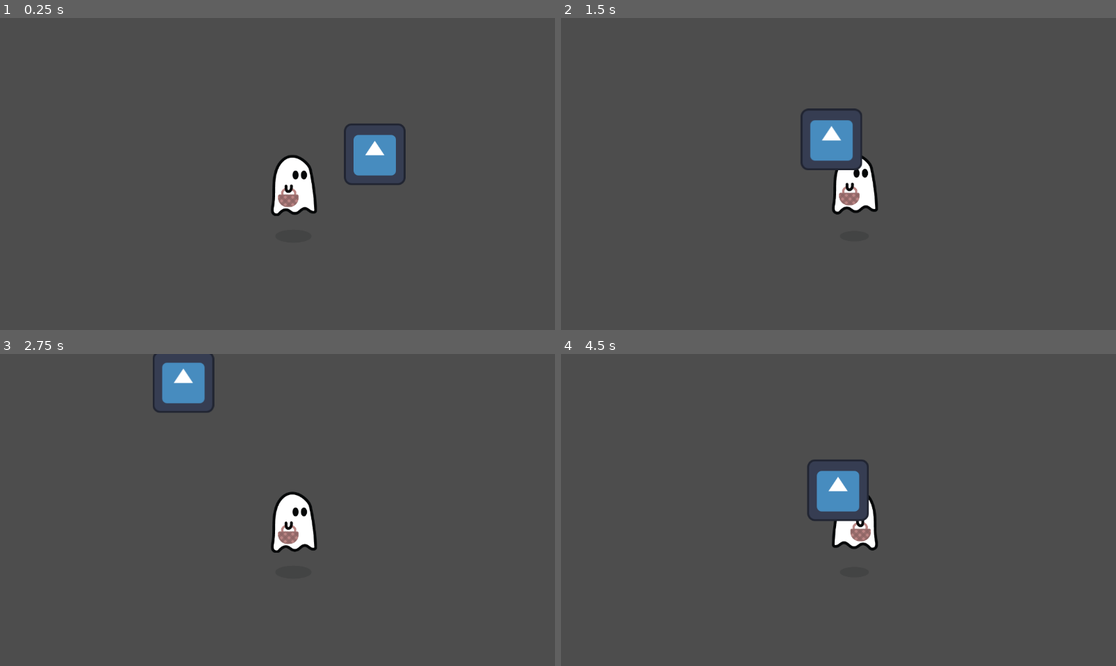
Above: before the commit, frames 1-4 (two rows, left to right).
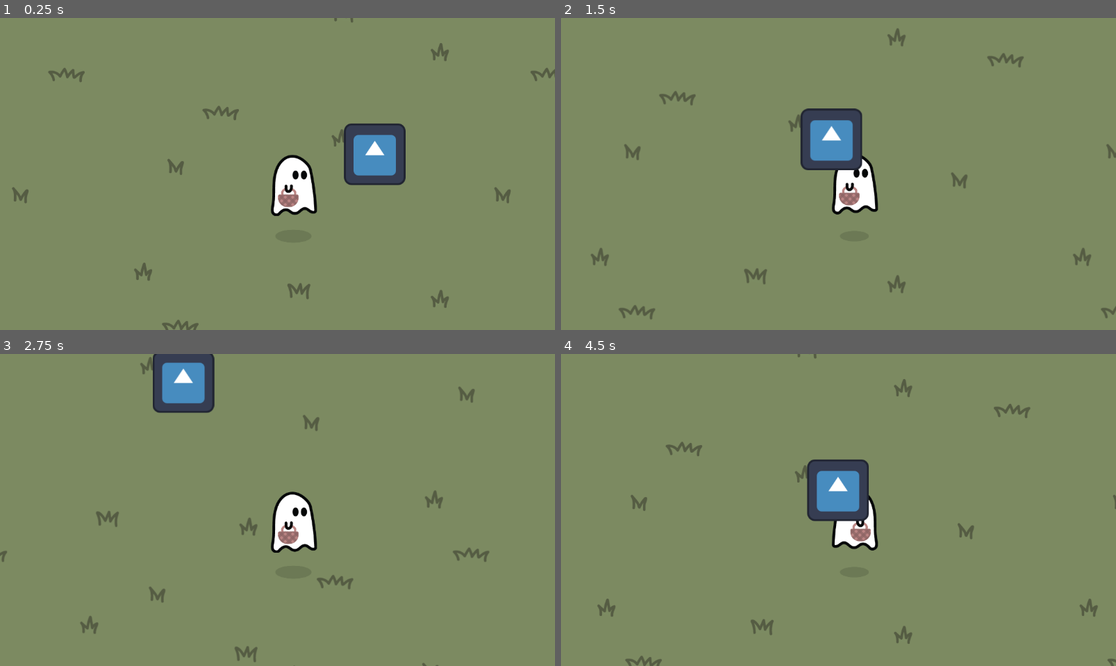
Above: after the commit, the same moments.

Repository: PandaBazookaWarz/mushroom-foraging-game
Game: Godot game, scene res://Main Level.tscn
Two runs of this game, one before a commit and one after it. Both use one fixed random seed, a clock stepped at 60 frames per second and the inputs below. The engine's default icon, where the game draws it, is replaced by a stand-in: a white triangle on a blue panel in a dark square.
Inputs:
- Up to frame 1 (0.25 s): no input
- Up to frame 2 (1.5 s): hold Right (ui_right) 0.53-1.28 s; hold Down (ui_down) from 1.28 s (still down)
- Up to frame 3 (2.75 s): release Down (ui_down) at 2.03 s; hold Right (ui_right) from 2.03 s (still down)
- Up to frame 4 (4.5 s): release Right (ui_right) at 2.78 s; hold Up (ui_up) 2.78-3.53 s; hold Left (ui_left) from 3.53 s (still down)

The runs differ from the first frame. In frame 1, 96% of the frame differs, in the area x 0-100%, y 0-100%; in frame 2, 96%; in frame 3, 96%; in frame 4, 96%.

Commit message:
Added tiling background.

Diff:
--- a/Main Level.tscn
+++ b/Main Level.tscn
@@ -1,5 +1,6 @@
-[gd_scene load_steps=7 format=3 uid="uid://c7b4wobu0eojo"]
+[gd_scene load_steps=8 format=3 uid="uid://c7b4wobu0eojo"]
 
+[ext_resource type="Texture2D" uid="uid://cy4on2rbe8lxy" path="res://Level/Forest/Forest Grass 1.png" id="1_bs0lh"]
 [ext_resource type="Script" uid="uid://bum6hkgula8ek" path="res://Player/player.gd" id="1_ceigu"]
 [ext_resource type="Script" uid="uid://cc75ll7k2pkqm" path="res://Player/player_float_animation.gd" id="2_uxobj"]
 [ext_resource type="Texture2D" uid="uid://d1pstv6w5e1h1" path="res://Player/Player.png" id="3_bs0lh"]
@@ -10,6 +11,23 @@
 size = Vector2(96, 124)
 
 [node name="Main Level" type="Node2D"]
+
+[node name="Level" type="Node2D" parent="."]
+
+[node name="ColorRect" type="ColorRect" parent="Level"]
+offset_left = -7120.5254
+offset_top = -2637.0
+offset_right = 1455.0
+offset_bottom = 5879.0
+color = Color(0.4862745, 0.5411765, 0.38039216, 1)
+
+[node name="TextureRect" type="TextureRect" parent="Level"]
+offset_left = -6370.0
+offset_top = -1857.0
+offset_right = 1201.0
+offset_bottom = 4865.0
+texture = ExtResource("1_bs0lh")
+stretch_mode = 1
 
 [node name="CharacterBody2D" type="CharacterBody2D" parent="." node_paths=PackedStringArray("playerSprite")]
 script = ExtResource("1_ceigu")
--- /dev/null
+++ b/tiling.gdshader
@@ -0,0 +1,15 @@
+shader_type canvas_item;
+
+uniform sampler2D tile_texture : repeat_enable, filter_nearest;
+uniform float scale = 1.0; // overall scale of tiles
+
+void fragment() {
+    // Get texture size
+    vec2 tex_size = textureSize(tile_texture, 0);
+
+    // Correct UVs to keep aspect ratio
+    vec2 aspect_ratio = vec2(tex_size.y / tex_size.x, 1.0);
+    vec2 tiled_uv = UV * scale * aspect_ratio;
+
+    COLOR = texture(tile_texture, tiled_uv);
+}
Binary file added: Level/Forest/Forest Grass 1.png
Not shown, added: Level/Forest/Forest Grass 1.png.import
Not shown, added: tiling.gdshader.uid
